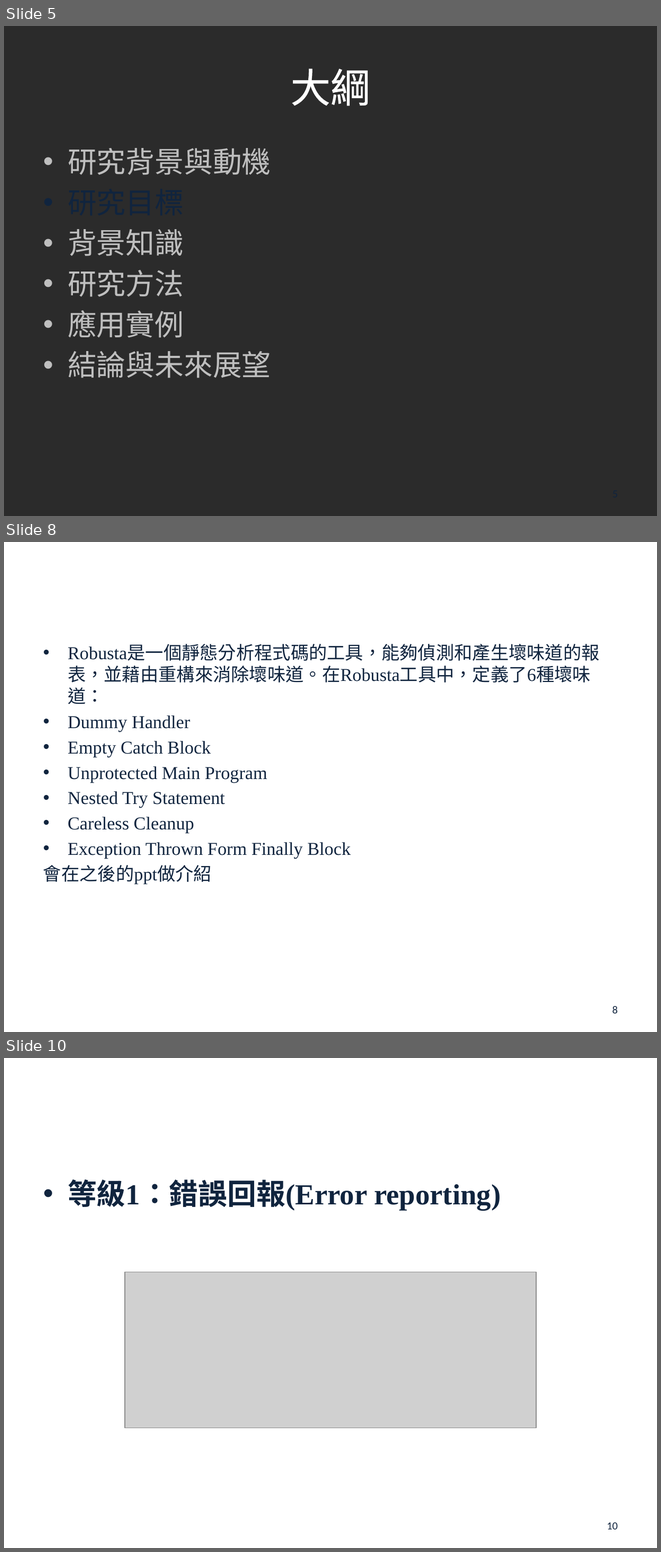
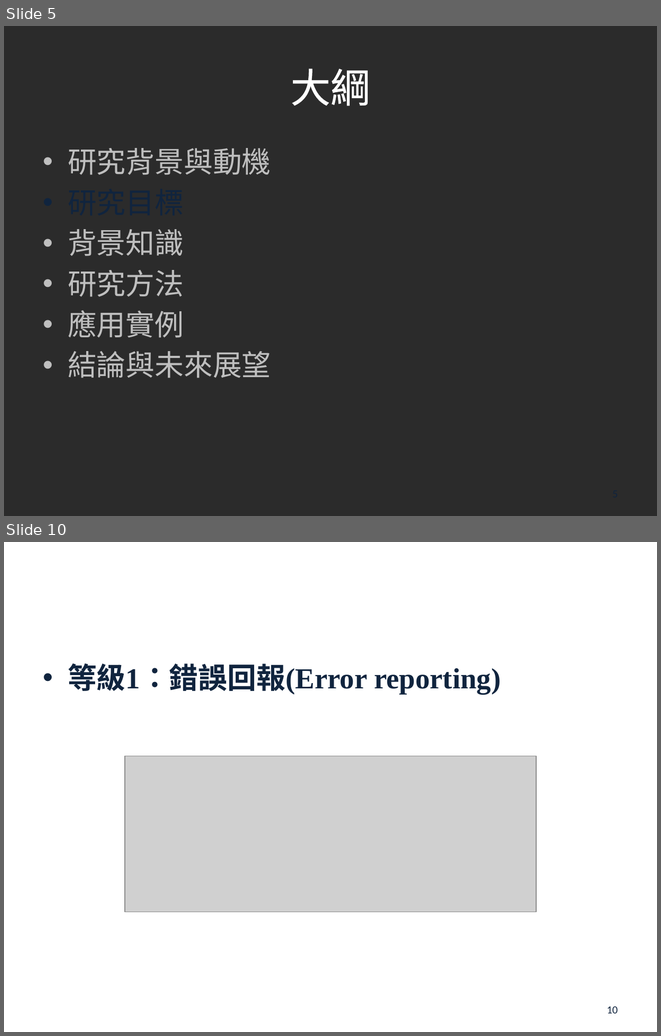
Before and after one commit to s7130457/thesis, a slide deck: 楊雅雯-口試投影片.pptx. Shown one above the other, each under a label of ours: slides 5, 8 and 10 before the commit, slides 5 and 10 after it; the slides between them are not shown. The pictures are 661x1552 and 661x1036 pixels, drawn with LibreOffice and Linux fonts; fonts in the diff are those of the drawing; grey boxes stand for pictures; background and template pictures are left out; a plain dark background stands for a picture behind light text. Boxes give left, top, right and bottom in pixels: in the first picture for what was removed or moved away, otherwise in the second. Text is boxed around its words. In the diff, an @@ line names an element or a change of style, - is before the commit and + after.

```diff
--- a/楊雅雯-口試投影片.pptx
+++ b/楊雅雯-口試投影片.pptx
@@ slide 8 removed at (x1=4, y1=542, x2=657, y2=1032), background picture (left out) @@
@@ title removed at (x1=37, y1=562, x2=624, y2=643) @@
-Robusta
@@ text removed at (x1=43, y1=645, x2=600, y2=884) @@
-• Robusta是一個靜態分析程式碼的工具，能夠偵測和產生壞味道的報表，並藉由重構來消除壞味道。在Robusta工具中，定義了6種壞味道：
-• Dummy Handler
-• Empty Catch Block
-• Unprotected Main Program
-• Nested Try Statement
-• Careless Cleanup
-• Exception Thrown Form Finally Block
-會在之後的ppt做介紹
@@ page number removed at (x1=612, y1=1006, x2=618, y2=1013) @@
-8
```
Also in this commit, not shown: 5 slides changed, 1 slide added.
